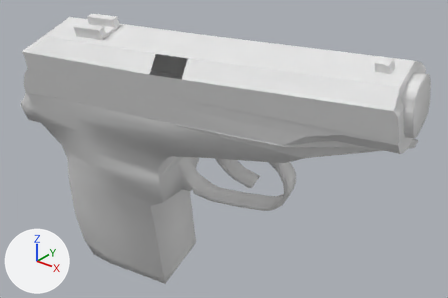
What one commit did to the OBJ model Vertex_Animation_Compiler/Assets/Makarov_Pistol_Reload209.obj.
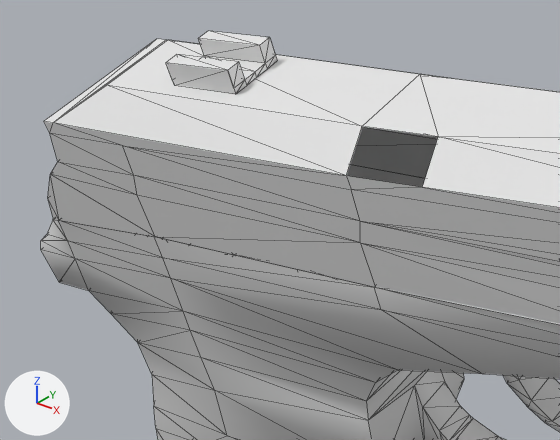
Each version is shown whole from a 50 mm lens placed at (0.5245, -0.2575, 0.0181), pointed at (0.398, -0.0993, -0.0799), then close up on the part from 1% to 53% of the width and 0% to 62% of the height. Every picture has the same lights, and +X, +Y and +Z are marked at lower left. The close-ups show mesh edges as thin lines. Where no turn or scale is listed for an object, it has been applied to the vertices.

Objects in the first close-up: 'Rest_of_the_gun_Sphere', 'Top_Slider_Sphere.001'.
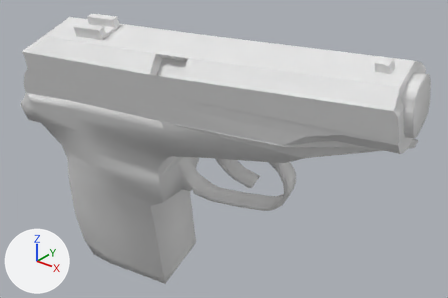
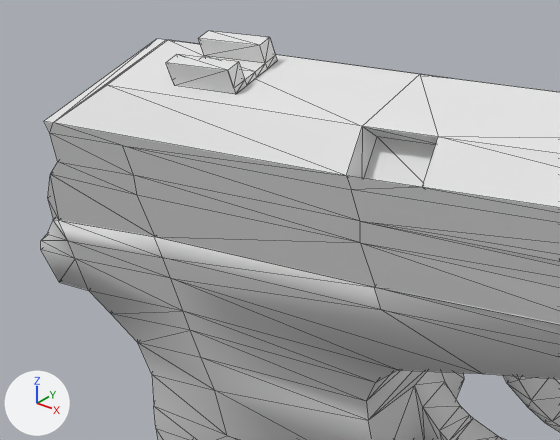
The change in detail:
me_rest_of_the_gun_sphere has 272 vertices, 519 faces and spans x 0.321..0.472, y -0.134..-0.08, z -0.153..-0.034.
me_rest_of_the_gun_sphere is used by ob_rest_of_the_gun_sphere; location (0.0, 0.0, 0.0).
Verts and faces of me_rest_of_the_gun_sphere; kept vertices keep their numbers, new ones are numbered from 272.
Before the commit, vertices of me_rest_of_the_gun_sphere: 164 (0.391, -0.103, -0.054), 166 (0.332, -0.134, -0.064) at pixel (52, 219), 175 (0.333, -0.134, -0.063) at pixel (58, 220), 178 (0.395, -0.127, -0.061) at pixel (374, 287), 179 (0.354, -0.132, -0.062) at pixel (154, 236).
Before the commit, vertices of me_rest_of_the_gun_sphere: 180 (0.33, -0.11, -0.056), 181 (0.351, -0.108, -0.055), 183 (0.329, -0.11, -0.057).
Part 1, on me_rest_of_the_gun_sphere:
New faces: (164, 181, 179), (175, 179, 181), (166, 175, 183), (164, 179, 178), (175, 181, 180), (175, 180, 183).
me_top_slider_sphere_001 is used by ob_top_slider_sphere_001; location (0.0, 0.0, 0.0).
me_top_slider_sphere_001 had 127 vertices, 227 faces and spanned x 0.3291..0.4705, y -0.1387..-0.0976, z -0.0636..-0.0298.
me_top_slider_sphere_001 now has 131 vertices, 237 faces and spans x 0.3291..0.4705, y -0.1387..-0.0976, z -0.0636..-0.0298.
Part 2, on me_top_slider_sphere_001:
4 vertices are added at (0.4067, -0.1275, -0.045), (0.3951, -0.1291, -0.0456), (0.406, -0.1237, -0.0396), (0.3944, -0.1251, -0.0402).
10 new faces join them.

Pixel boxes (x1, y1, x2, y2) of what changed, in the close-ups (560 x 440 px):
'Rest_of_the_gun_Sphere', reshaped
    before: (41, 166, 560, 440)
    after: (41, 220, 560, 440)
part 1 of me_rest_of_the_gun_sphere, added
    after: (60, 220, 372, 287)
part 2 of me_top_slider_sphere_001, added
    after: (346, 127, 438, 187)
